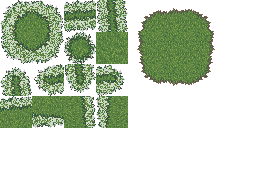
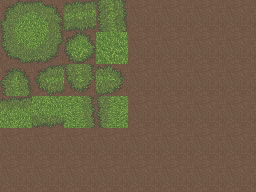
Layers edited between the first and the second 256×192 image:
removed layer "merged newgrass spring" from group "newgrass spring" over [0, 0, 215, 128]
showed "t_grass_spring_autotile.png copy", painted on it over [0, 0, 192, 128]
showed "t_grass_spring_autotile.png copy #1" over [0, 0, 128, 128]
showed "t_grass_spring_autotile.png", painted on it over [0, 0, 128, 128]
added layer "dirt for testing" over [0, 0, 256, 192]
